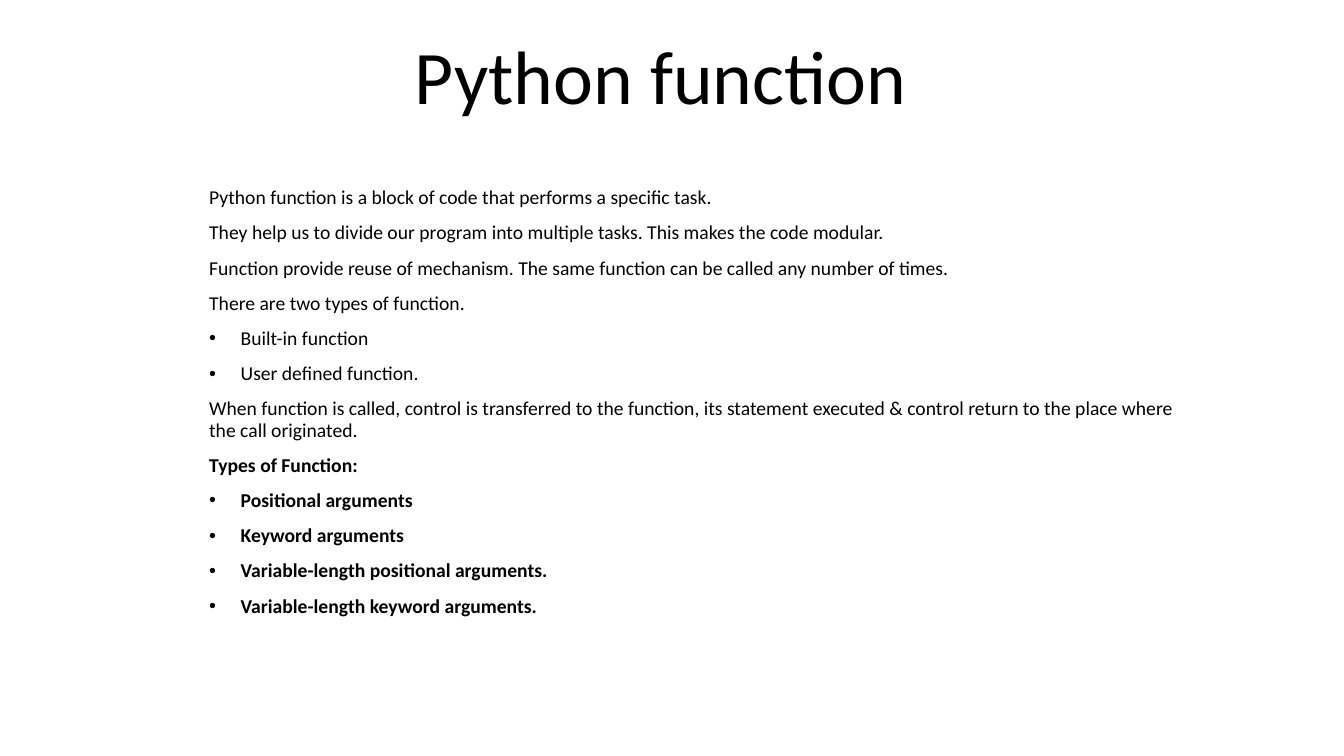
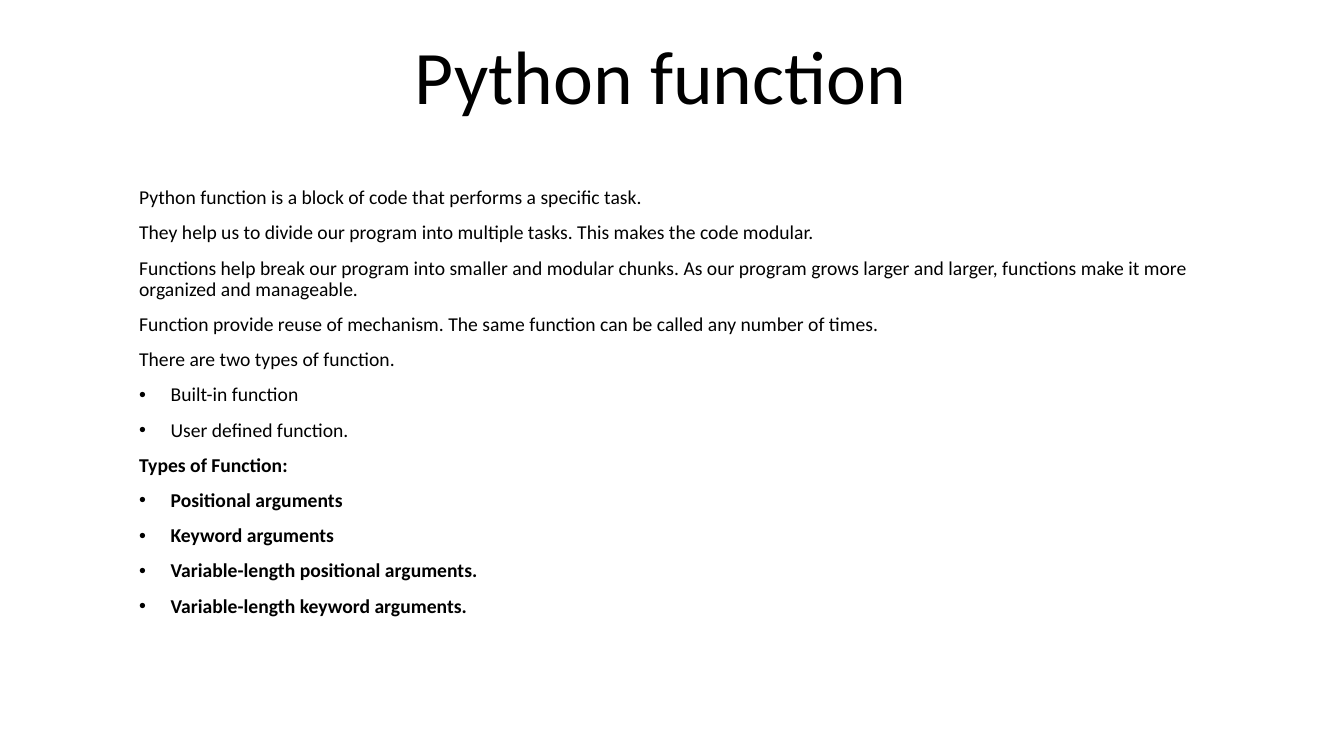
Before and after one commit to tauovir/Materials, a slide deck: slide 1 of Python Session/upcm/function.pptx. Drawn at 1344x756 pixels with LibreOffice and Linux fonts; fonts in the diff are those of the drawing. Boxes give left, top, right and bottom in pixels: in the first picture for what was removed or moved away, otherwise in the second. Text is boxed around its words. In the diff, an @@ line names an element or a change of style, - is before the commit and + after.

```diff
--- a/Python Session/upcm/function.pptx
+++ b/Python Session/upcm/function.pptx
@@ subtitle "Python function is a block ...": place and size @@
-subtitle "Python function is a block ..." at bbox=[209, 190, 1172, 617]
+subtitle "Python function is a block ..." at bbox=[139, 190, 1186, 617]
@@ subtitle at bbox=[139, 261, 1186, 300]: paragraph added @@
+Functions help break our program into smaller and modular chunks. As our program grows larger and larger, functions make it more organized and manageable.
@@ subtitle at bbox=[209, 401, 1172, 441]: paragraph removed @@
-When function is called, control is transferred to the function, its statement executed & control return to the place where the call originated.
```
Also in this commit, not shown: 2 slides added, 1 slide removed, 29 other files.
